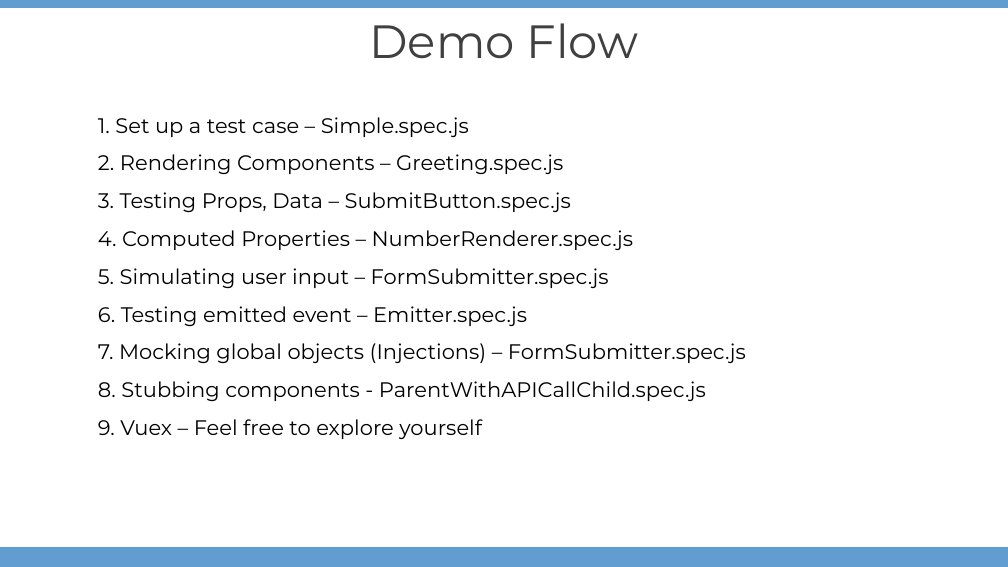
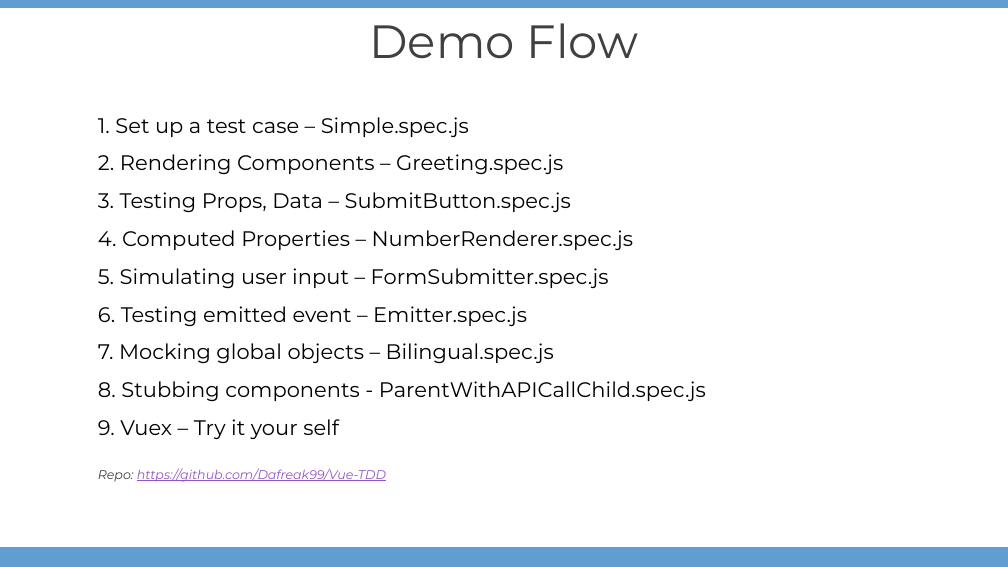
Before and after one commit to Dafreak99/Vue-TDD, a slide deck: slide 6 of Unit Testing.pptx (slide 4 before the commit). Drawn at 1008x567 pixels with LibreOffice and Linux fonts; fonts in the diff are those of the drawing; background and template pictures are left out. Boxes give left, top, right and bottom in pixels: in the first picture for what was removed or moved away, otherwise in the second. Text is boxed around its words. In the diff, an @@ line names an element or a change of style, - is before the commit and + after.

```diff
--- a/Unit Testing.pptx
+++ b/Unit Testing.pptx
@@ text at [98,343,554,363]: text changed @@
-7. Mocking global objects (Injections) – FormSubmitter.spec.js
+7. Mocking global objects – Bilingual.spec.js
@@ text at [98,419,339,439]: text changed @@
-9. Vuex – Feel free to explore yourself
+9. Vuex – Try it your self
@@ text added at [98,468,386,482], 12 pt, text #9454C3, italic, underline @@
+Repo: https://github.com/Dafreak99/Vue-TDD
```
Also in this commit, not shown: 5 other slides changed, 3 slides added, 2 other files.
